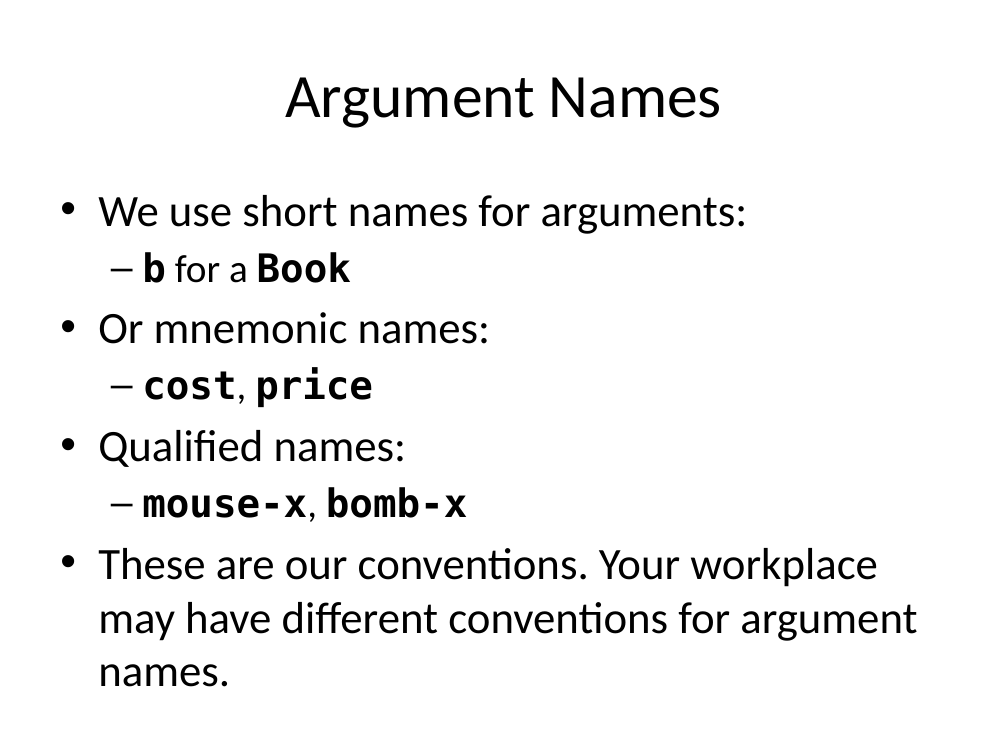
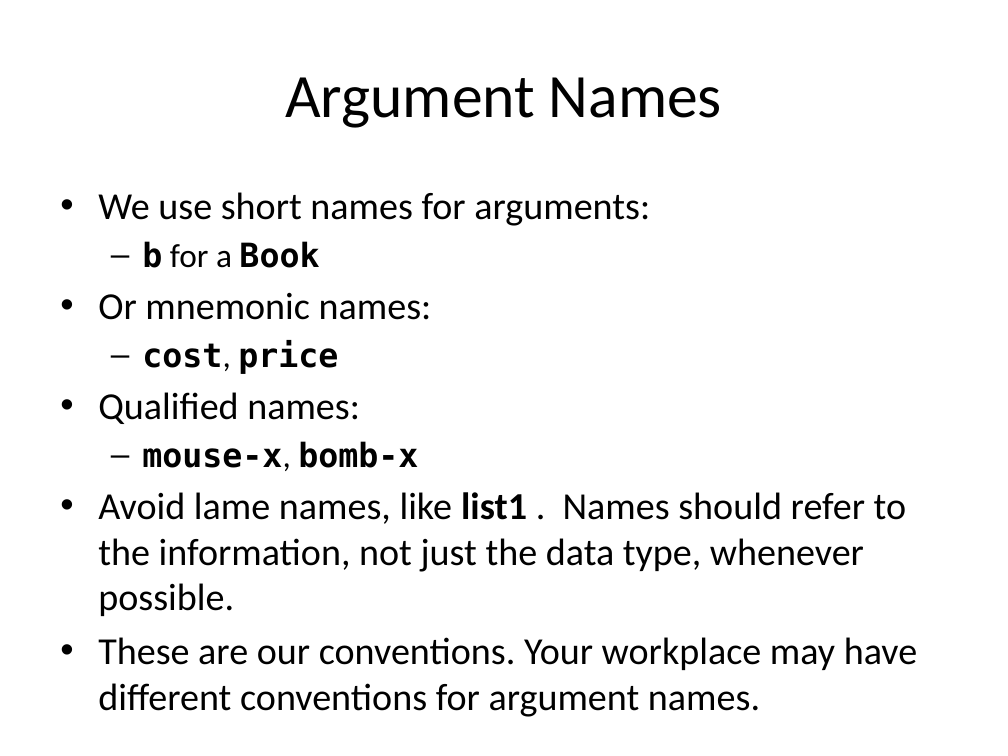
Before and after one commit to mwand/cs5010f16, a slide deck: slide 11 of Slides/Lesson 1.6 Contracts, Purpose Statements, and Examples.pptx. Drawn at 1008x756 pixels with LibreOffice and Linux fonts; fonts in the diff are those of the drawing. Boxes give left, top, right and bottom in pixels: in the first picture for what was removed or moved away, otherwise in the second. Text is boxed around its words. In the diff, an @@ line names an element or a change of style, - is before the commit and + after.

```diff
--- a/Slides/Lesson 1.6 Contracts, Purpose Statements, and Examples.pptx
+++ b/Slides/Lesson 1.6 Contracts, Purpose Statements, and Examples.pptx
@@ text at (98,192,917,670): size 32 to 27.2 pt in "We use short names for arguments:", "Or mnemonic names:", "Qualified names:", "These are our conventions. Your workplace may ..."; size 28 to 23.8 pt in "b for a Book", "cost, price", "mouse-x, bomb-x" @@
@@ text at (98,492,906,616): paragraph added @@
+• Avoid lame names, like list1 . Names should refer to the information, not just the data type, whenever possible.
```
Also in this commit, not shown: 16 other slides changed, 14 other files.
